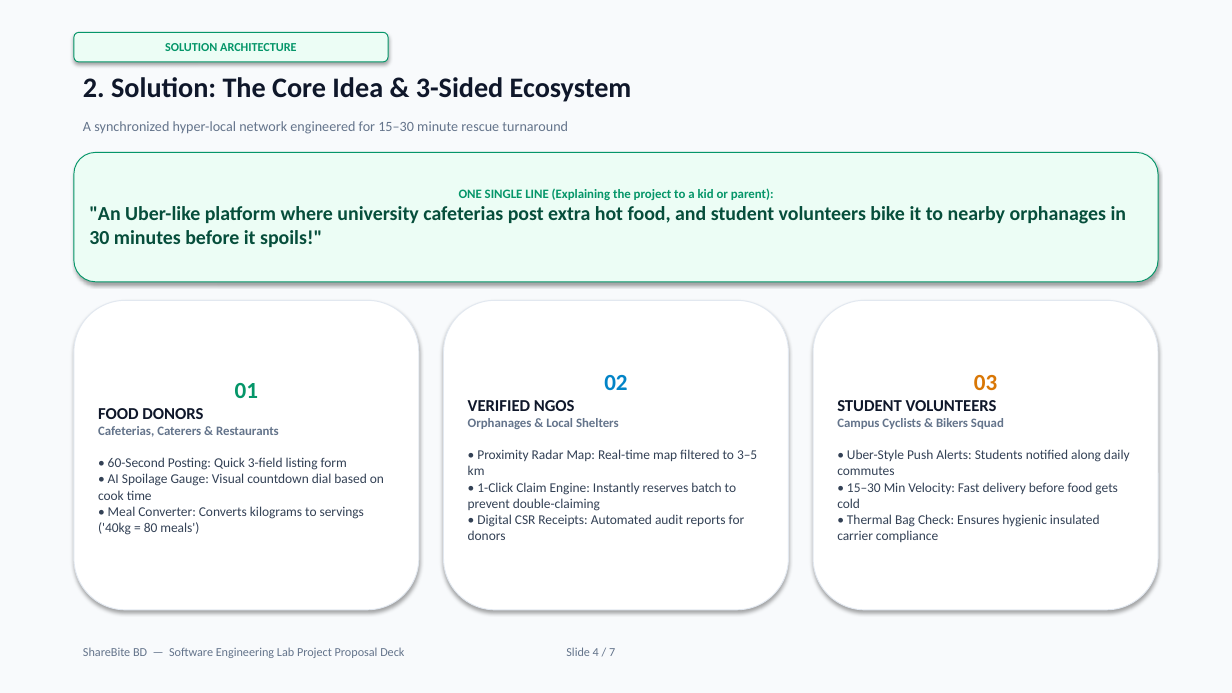
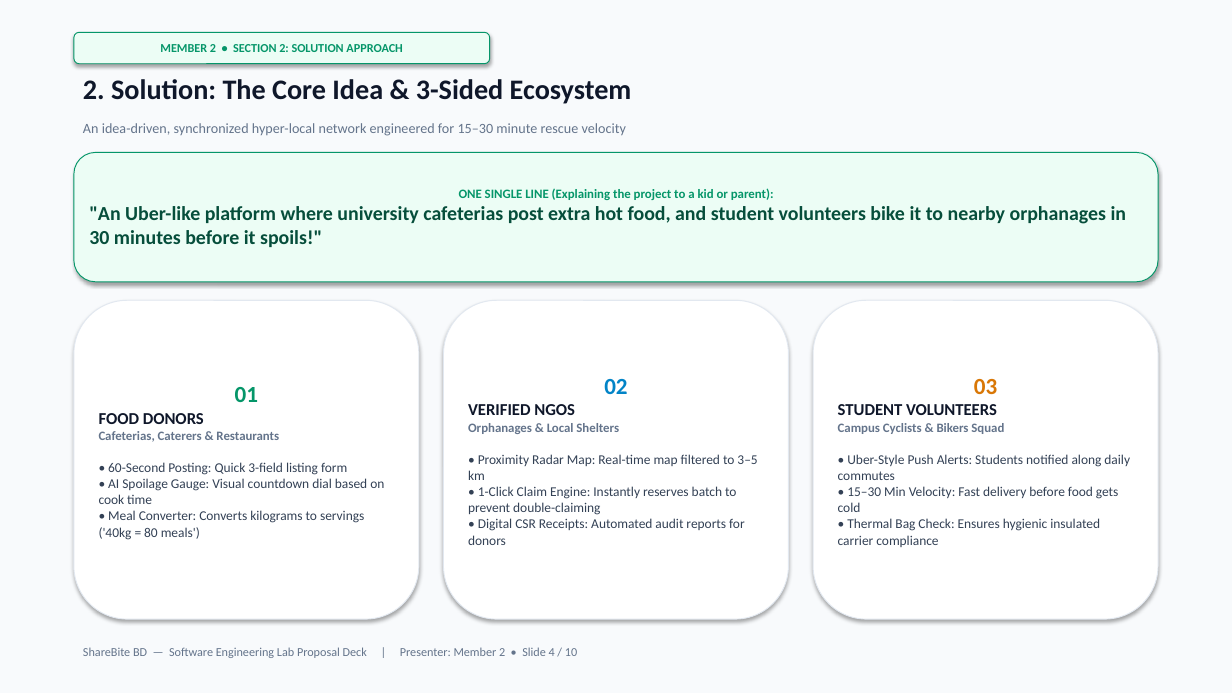
Before and after one commit to mahamudul-hasan7/shearbitebd, a slide deck: slide 4 of ShareBite_BD_SE_Lab_Presentation.pptx. Drawn at 1232x693 pixels with LibreOffice and Linux fonts; fonts in the diff are those of the drawing. Boxes give left, top, right and bottom in pixels: in the first picture for what was removed or moved away, otherwise in the second. Text is boxed around its words. In the diff, an @@ line names an element or a change of style, - is before the commit and + after.

```diff
--- a/ShareBite_BD_SE_Lab_Presentation.pptx
+++ b/ShareBite_BD_SE_Lab_Presentation.pptx
@@ rounded rectangle "MEMBER 2 • SECTION 2: ...": place and size @@
-rounded rectangle "MEMBER 2 • SECTION 2: ..." at (74,32,388,62)
+rounded rectangle "MEMBER 2 • SECTION 2: ..." at (74,32,490,64)
@@ text in rounded rectangle at (160,44,402,52): text changed @@
-SOLUTION ARCHITECTURE
+MEMBER 2 • SECTION 2: SOLUTION APPROACH
@@ text at (83,123,626,136): text changed @@
-A synchronized hyper-local network engineered for 15–30 minute rescue turnaround
+An idea-driven, synchronized hyper-local network engineered for 15–30 minute rescue velocity
@@ rounded rectangle "01": place and size @@
-rounded rectangle "01" at (74,300,419,610)
+rounded rectangle "01" at (74,300,419,619)
@@ rounded rectangle "02": place and size @@
-rounded rectangle "02" at (444,300,788,610)
+rounded rectangle "02" at (444,300,788,619)
@@ rounded rectangle "03": place and size @@
-rounded rectangle "03" at (813,300,1158,610)
+rounded rectangle "03" at (813,300,1158,619)
@@ text at (83,647,577,658): text changed @@
-ShareBite BD — Software Engineering Lab Project Proposal Deck Slide 4 / 7
+ShareBite BD — Software Engineering Lab Proposal Deck | Presenter: Member 2 • Slide 4 / 10
```
Also in this commit, not shown: 4 other slides changed, 5 slides added, 2 slides removed, 4 other files.
